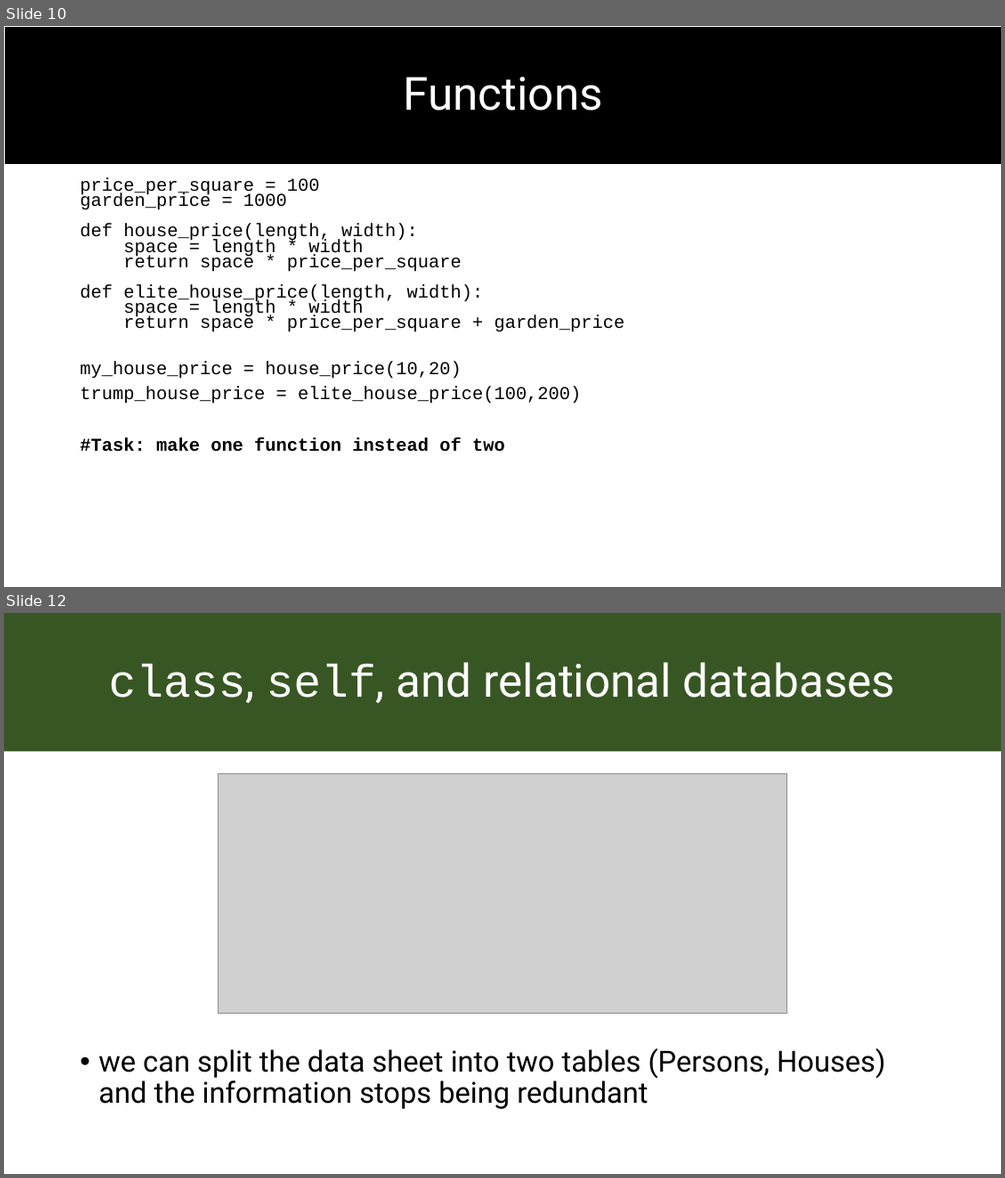
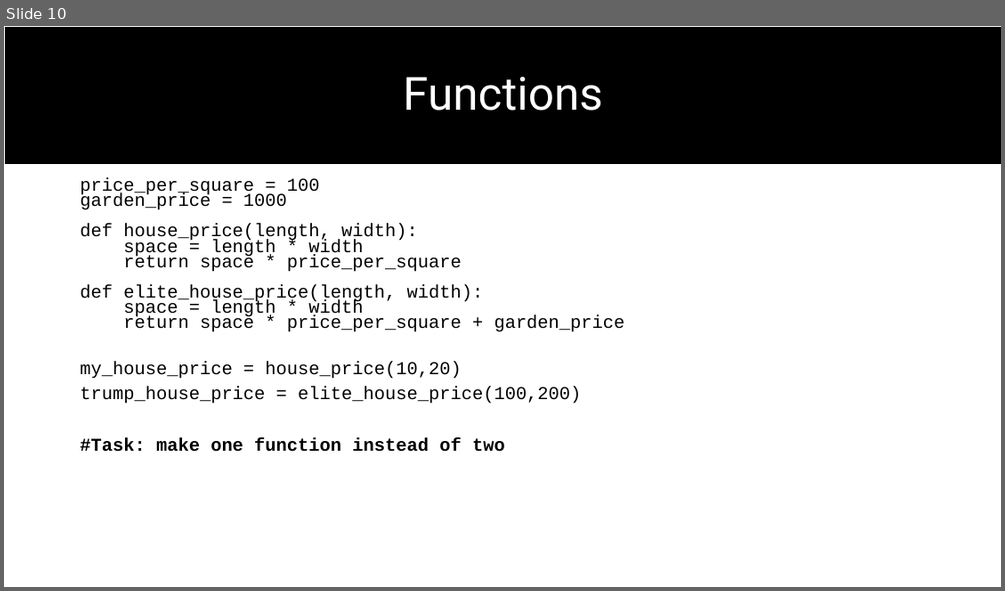
Before and after one commit to chapkovski/uncertainty-summer-school, a slide deck: presentations/frankfurt_python_intro.pptx. Shown one above the other, each under a label of ours: slides 10 and 12 before the commit, slide 10 after it; the slides between them are not shown. The pictures are 1005x1178 and 1005x591 pixels, drawn with LibreOffice and Linux fonts; fonts in the diff are those of the drawing; grey boxes stand for pictures. Boxes give left, top, right and bottom in pixels: in the first picture for what was removed or moved away, otherwise in the second. Text is boxed around its words. In the diff, an @@ line names an element or a change of style, - is before the commit and + after.

```diff
--- a/presentations/frankfurt_python_intro.pptx
+++ b/presentations/frankfurt_python_intro.pptx
@@ slide 12 removed at [4, 613, 1001, 1174], background #FFFFFF @@
@@ title removed at [4, 613, 1001, 751] @@
-class, self, and relational databases
@@ picture removed at [218, 774, 787, 1013] @@
@@ text removed at [98, 1048, 885, 1109] @@
-• we can split the data sheet into two tables (Persons, Houses) and the information stops being redundant
```
Also in this commit, not shown: 1 slide changed, 2 other slides removed, 11 other files.
